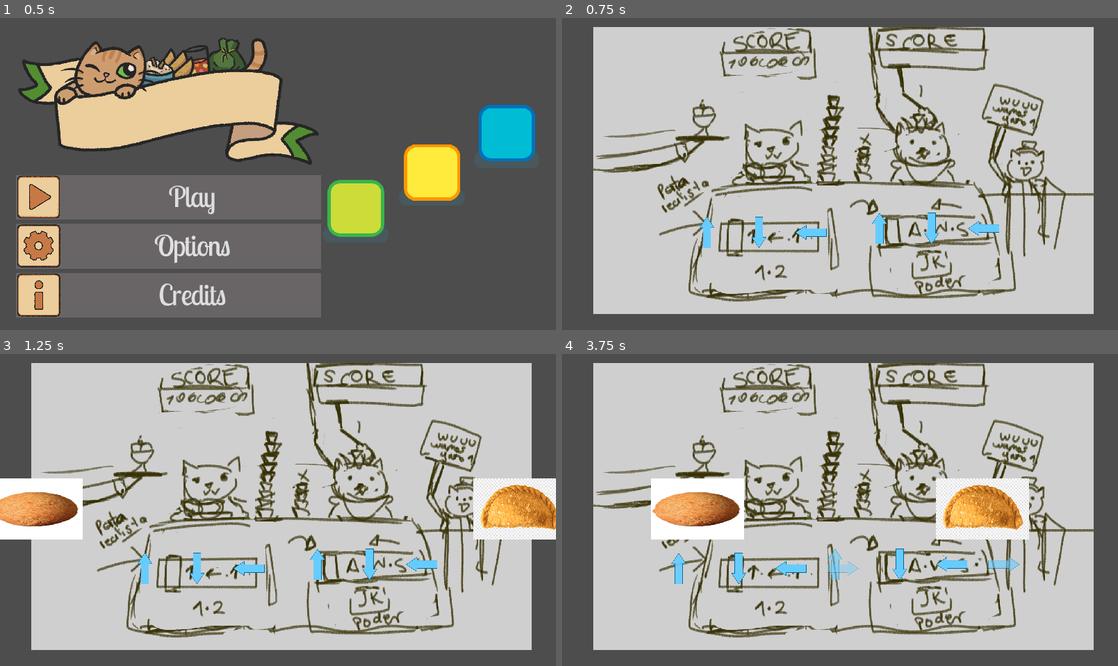
Above: before the commit, frames 1-4 (two rows, left to right).
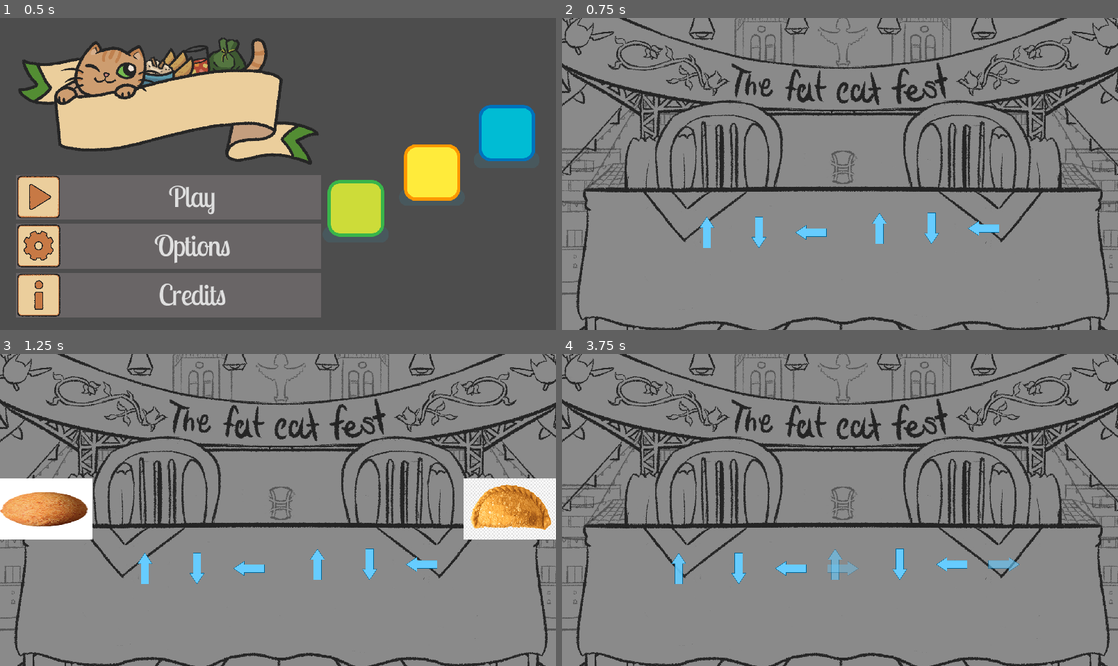
Above: after the commit, the same moments.

Repository: soetgdeznsgk/GGJ24---Fat-Cat-Fest
Game: Godot game, scene res://Escenas/Menus/menu_principal.tscn
Two runs of this game, one before a commit and one after it. Both use one fixed random seed, a clock stepped at 60 frames per second and the inputs below. The engine's default icon, where the game draws it, is replaced by a stand-in: a white triangle on a blue panel in a dark square.
Inputs (mouse positions are in pixels of both pictures, inside the frame that each line leads up to):
- Up to frame 1 (0.5 s): no input
- Up to frame 2 (0.75 s): click "Play" at 0.5 s
- Up to frame 3 (1.25 s): no input
- Up to frame 4 (3.75 s): tap Enter (ui_accept) at 1.25, 1.52, 1.55, 1.82, 2.1, 2.27, 2.57, 2.75, 3.05 s; move the mouse to (962, 494) at 1.27 s; hold Right (DerechaPj1) 1.28-2.03 s; hold Space 1.28-2.03 s; click (962, 494) at 1.42 s; move the mouse to (728, 525) at 2.02 s; hold Down (AbajoPj1) 2.03-2.78 s; tap Space at 2.3 s; move the mouse to (895, 441) at 2.77 s; hold Right (DerechaPj1) 2.78-3.53 s; tap S (AbajoPj2) at 2.85 s; move the mouse to (812, 572) at 3.52 s; hold Up (ArribaPj1) from 3.53 s (still down); tap W (ArribaPj2) at 3.6 s; click (812, 572) at 3.67 s

Frame 1 is identical in both runs. In frame 2, 96% of the frame differs, in the area x 0-100%, y 0-100%; in frame 3, 93%; in frame 4, 97%.
Error before the commit: Invalid call. Nonexistent function 'getchild' in base 'Sprite2D (Buñuelo.gd)'. (res://Logica/comidas.gd:70)
Error after the commit: Invalid access to property or key 'animation_finished' on a base object of type 'null instance'. (res://Logica/comidas.gd:74)

Commit message:
animacion entrada y salida general

Diff:
--- a/Escenas/Maingame/Maingame.tscn
+++ b/Escenas/Maingame/Maingame.tscn
@@ -1,6 +1,6 @@
 [gd_scene load_steps=6 format=3 uid="uid://b4olfp085mokh"]
 
-[ext_resource type="Texture2D" uid="uid://dltesf7slh662" path="res://Sprites/Gatos/image.png" id="1_eo8rj"]
+[ext_resource type="Texture2D" uid="uid://bekyman0ykvud" path="res://Sprites/Gatos/todo-publico.jpg" id="1_byyai"]
 [ext_resource type="PackedScene" uid="uid://bbx7yskj14jdm" path="res://Escenas/Maingame/comandos.tscn" id="2_wilsv"]
 [ext_resource type="PackedScene" uid="uid://c76u6u5uvxdgl" path="res://Escenas/Maingame/QuickTimeEvent.tscn" id="3_fvsyg"]
 [ext_resource type="Script" path="res://Escenas/Maingame/Camera2D.gd" id="5_864na"]
@@ -10,7 +10,7 @@
 
 [node name="Sprite2D" type="Sprite2D" parent="."]
 position = Vector2(689, 377)
-texture = ExtResource("1_eo8rj")
+texture = ExtResource("1_byyai")
 metadata/_edit_lock_ = true
 
 [node name="Comandos" parent="." instance=ExtResource("2_wilsv")]
--- a/Escenas/Recetas/Buñuelo.tscn
+++ b/Escenas/Recetas/Buñuelo.tscn
@@ -1,49 +1,8 @@
-[gd_scene load_steps=6 format=3 uid="uid://b02b22kxe33wt"]
+[gd_scene load_steps=3 format=3 uid="uid://b02b22kxe33wt"]
 
 [ext_resource type="Texture2D" uid="uid://df3vm61vtcfyl" path="res://Sprites/Comidas/Buñuelo.png" id="1_b34ia"]
 [ext_resource type="Script" path="res://Logica/Buñuelo.gd" id="2_b88vv"]
 
-[sub_resource type="Animation" id="Animation_ijfx7"]
-resource_name = "EntrandoP1"
-tracks/0/type = "value"
-tracks/0/imported = false
-tracks/0/enabled = true
-tracks/0/path = NodePath(".:position")
-tracks/0/interp = 1
-tracks/0/loop_wrap = true
-tracks/0/keys = {
-"times": PackedFloat32Array(0, 1),
-"transitions": PackedFloat32Array(1, 1),
-"update": 0,
-"values": [Vector2(0, 0), Vector2(700, 0)]
-}
-
-[sub_resource type="Animation" id="Animation_v18kj"]
-resource_name = "EntrandoP2"
-tracks/0/type = "value"
-tracks/0/imported = false
-tracks/0/enabled = true
-tracks/0/path = NodePath(".:position")
-tracks/0/interp = 1
-tracks/0/loop_wrap = true
-tracks/0/keys = {
-"times": PackedFloat32Array(0, 1),
-"transitions": PackedFloat32Array(1, 1),
-"update": 0,
-"values": [Vector2(0, 0), Vector2(-700, 0)]
-}
-
-[sub_resource type="AnimationLibrary" id="AnimationLibrary_nmpo2"]
-_data = {
-"EntrandoP1": SubResource("Animation_ijfx7"),
-"EntrandoP2": SubResource("Animation_v18kj")
-}
-
 [node name="Buñuelo" type="Sprite2D"]
 texture = ExtResource("1_b34ia")
 script = ExtResource("2_b88vv")
-
-[node name="AnimationPlayer" type="AnimationPlayer" parent="."]
-libraries = {
-"": SubResource("AnimationLibrary_nmpo2")
-}
--- a/Escenas/Recetas/Empanana.tscn
+++ b/Escenas/Recetas/Empanana.tscn
@@ -1,54 +1,8 @@
-[gd_scene load_steps=7 format=3 uid="uid://bybowq4jl4v8o"]
+[gd_scene load_steps=3 format=3 uid="uid://bybowq4jl4v8o"]
 
 [ext_resource type="Texture2D" uid="uid://dvphbofdnkk26" path="res://Sprites/Comidas/empanana.png" id="1_xleia"]
 [ext_resource type="Script" path="res://Logica/Pan.gd" id="2_lbn6m"]
 
-[sub_resource type="Animation" id="Animation_5hq3u"]
-resource_name = "EntrandoP1"
-tracks/0/type = "value"
-tracks/0/imported = false
-tracks/0/enabled = true
-tracks/0/path = NodePath(".:position")
-tracks/0/interp = 1
-tracks/0/loop_wrap = true
-tracks/0/keys = {
-"times": PackedFloat32Array(0, 1),
-"transitions": PackedFloat32Array(1, 1),
-"update": 0,
-"values": [Vector2(0, 0), Vector2(700, 0)]
-}
-
-[sub_resource type="Animation" id="Animation_s7pfc"]
-resource_name = "EntrandoP2"
-tracks/0/type = "value"
-tracks/0/imported = false
-tracks/0/enabled = true
-tracks/0/path = NodePath(".:position")
-tracks/0/interp = 1
-tracks/0/loop_wrap = true
-tracks/0/keys = {
-"times": PackedFloat32Array(0, 1),
-"transitions": PackedFloat32Array(1, 1),
-"update": 0,
-"values": [Vector2(0, 0), Vector2(-700, 0)]
-}
-
-[sub_resource type="Animation" id="Animation_44nob"]
-resource_name = "new_animation"
-
-[sub_resource type="AnimationLibrary" id="AnimationLibrary_n2fmv"]
-_data = {
-"EntrandoP1": SubResource("Animation_5hq3u"),
-"EntrandoP2": SubResource("Animation_s7pfc"),
-"new_animation": SubResource("Animation_44nob")
-}
-
 [node name="Empanada" type="Sprite2D"]
-position = Vector2(700, 0)
 texture = ExtResource("1_xleia")
 script = ExtResource("2_lbn6m")
-
-[node name="AnimationPlayer" type="AnimationPlayer" parent="."]
-libraries = {
-"": SubResource("AnimationLibrary_n2fmv")
-}
--- a/Logica/comidas.gd
+++ b/Logica/comidas.gd
@@ -20,7 +20,7 @@
 	entradaReceta()
 # Called every frame. 'delta' is the elapsed time since the previous frame.
 func _process(delta):
-	if Input.is_key_pressed(KEY_SPACE):
+	if Input.is_action_just_pressed("ui_accept"):
 		salidaReceta()
 	pass
 #carga todas las recetas y las coloca en el diccionario pal jugador 1 y 2
@@ -61,19 +61,50 @@
 	print(listaRecetasJugador1)
 	recetaPlayer1.add_child(recetaActualJugador1)
 	recetaPlayer2.add_child(recetaActualJugador2)
-
-	recetaActualJugador1.get_child(0).play("EntrandoP1")
-	recetaActualJugador2.get_child(0).play("EntrandoP2")
+	animacion_entrada(1)
+	animacion_entrada(2)
 
 # por alguna razon esto no funciona
 func salidaReceta():
-	recetaActualJugador1.getchild(0).play_backwards("EntrandoP1")
-	recetaActualJugador2.getchild(0).play_backwards("EntrandoP2")
-	recetaActualJugador1.getchild(0).animation_finished().connect(prueba1)
-	recetaActualJugador2.getchild(0).animation_finished().connect(prueba2)
+	#recetaActualJugador1.get_child(0).play_backwards("EntrandoP1")
+	#recetaActualJugador2.get_child(0).play_backwards("EntrandoP1")
+	animacion_salida(1)
+	animacion_salida(2)
+	#animation_finished es una funcion, como se está conectando se pone sin parentesis (para poner la referencia)
+	recetaActualJugador1.get_child(0).animation_finished.connect(prueba1)
+	recetaActualJugador2.get_child(0).animation_finished.connect(prueba2)
 
-func prueba1():
-	recetaPlayer1.remove_child(recetaActualJugador1)
+func prueba1(_anim_name):
+	recetaActualJugador1.queue_free()
 
-func prueba2():
-	recetaPlayer2.remove_child(recetaActualJugador2)
+func prueba2(_anim_name):
+	recetaActualJugador2.queue_free()
+
+func animacion_entrada(numeroJugador):
+	#tween que mueve a la receta actual
+	var tween=create_tween()
+	var recetaAMover
+	var direccionMov=Vector2.ZERO
+	match numeroJugador:
+		1:
+			recetaAMover=recetaActualJugador1
+			direccionMov=Vector2(700,0)
+		2:
+			recetaAMover=recetaActualJugador2
+			direccionMov=Vector2(-700,0)
+	#print(recetaActual.moveset)
+	tween.tween_property(recetaAMover,"position",direccionMov,1)
+
+func animacion_salida(numeroJugador):
+	var tween=create_tween()
+	var recetaAMover
+	var direccionMov=Vector2.ZERO
+	match numeroJugador:
+		1:
+			recetaAMover=recetaActualJugador1
+			direccionMov=Vector2(0,0)
+		2:
+			recetaAMover=recetaActualJugador2
+			direccionMov=Vector2(0,0)
+	#print(recetaActual.moveset)
+	tween.tween_property(recetaAMover,"position",direccionMov,1)
Binary file added: Sprites/Gatos/todo-publico.jpg
Not shown, added: Sprites/Gatos/todo-publico.jpg.import
